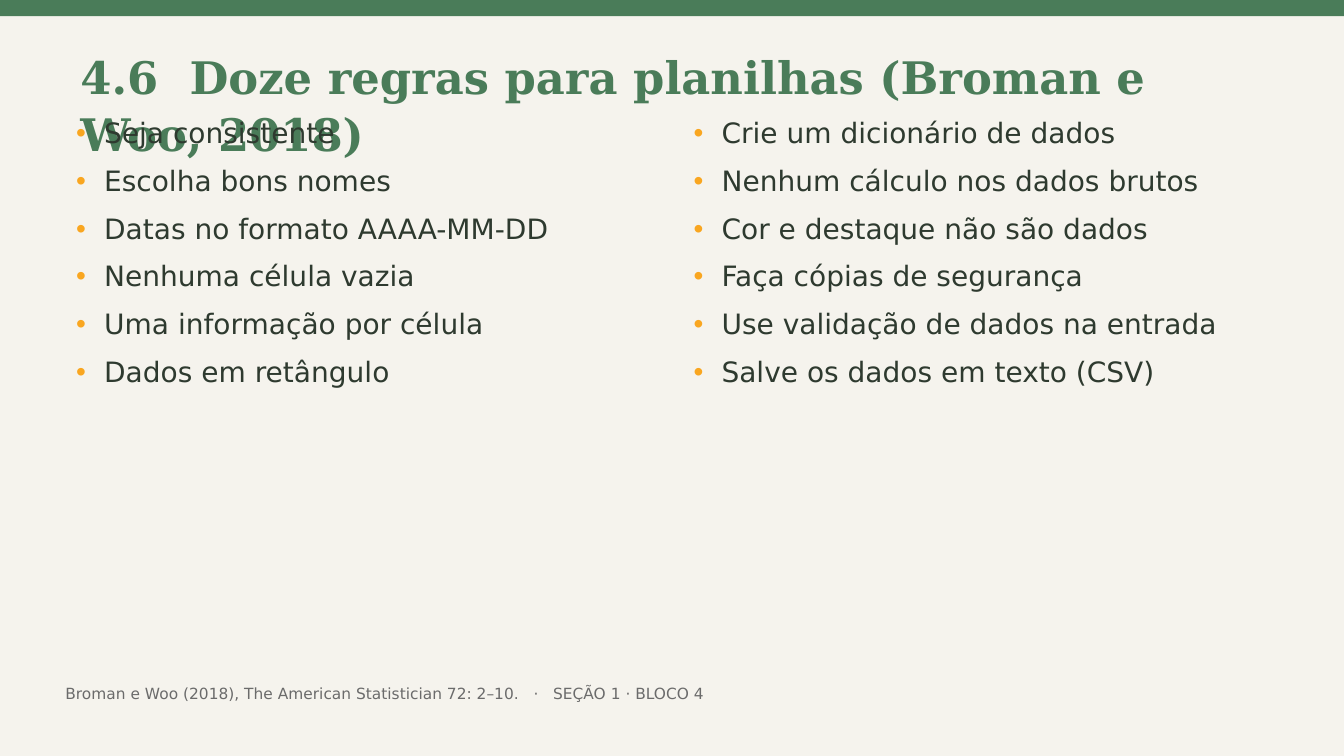
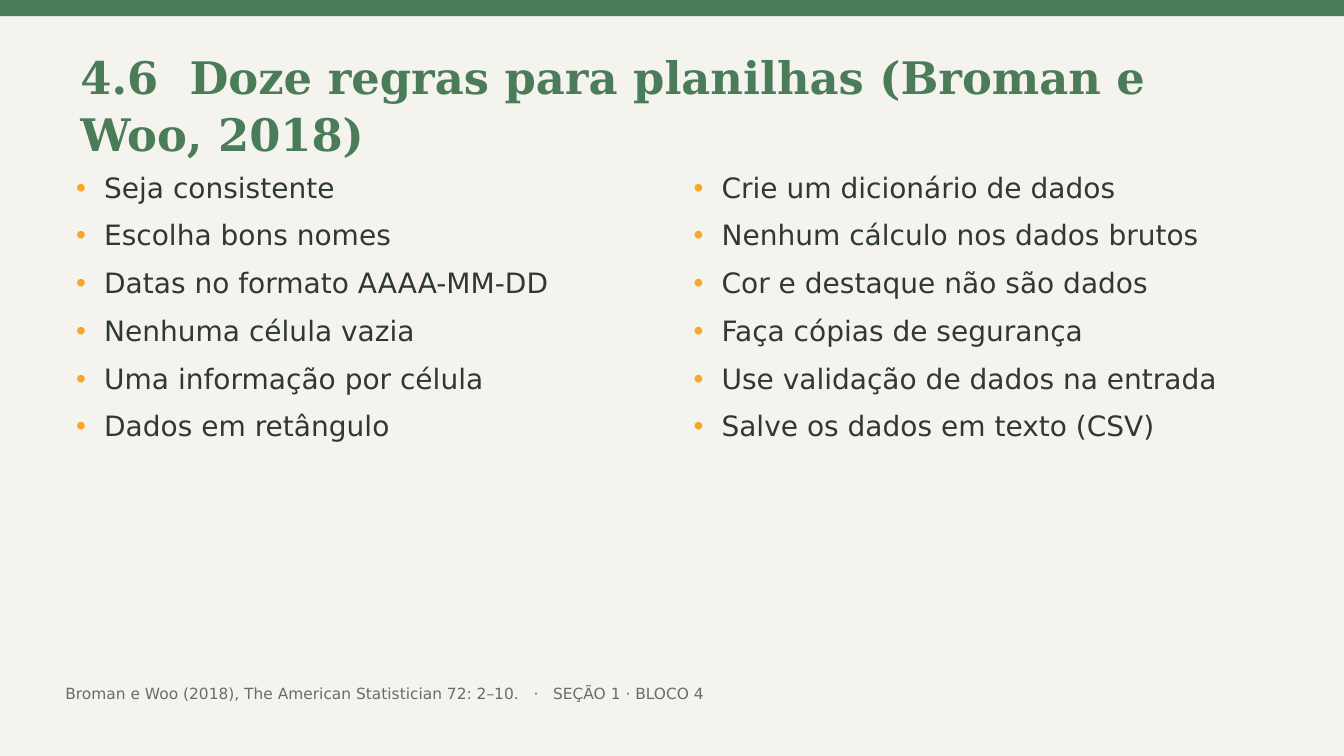
Before and after one commit to Bayer-Group/course-AI-UFV, a slide deck: slide 40 of 04. Inteligência Artificial e os Dados_Eder/Dados a base de toda IA no melhoramento_FIT796.pptx. Drawn at 1344x756 pixels with LibreOffice and Linux fonts; fonts in the diff are those of the drawing. Boxes give left, top, right and bottom in pixels: in the first picture for what was removed or moved away, otherwise in the second. Text is boxed around its words. In the diff, an @@ line names an element or a change of style, - is before the commit and + after.

```diff
--- a/04. Inteligência Artificial e os Dados_Eder/Dados a base de toda IA no melhoramento_FIT796.pptx
+++ b/04. Inteligência Artificial e os Dados_Eder/Dados a base de toda IA no melhoramento_FIT796.pptx
@@ text "Seja consistente": place and size @@
-text "Seja consistente" at (104, 121, 548, 388)
+text "Seja consistente" at (104, 176, 548, 442)
@@ text "Crie um dicionário de dados": place and size @@
-text "Crie um dicionário de dados" at (722, 121, 1217, 386)
+text "Crie um dicionário de dados" at (722, 175, 1217, 440)
```
Also in this commit, not shown: 31 other slides changed, 7 other files.
